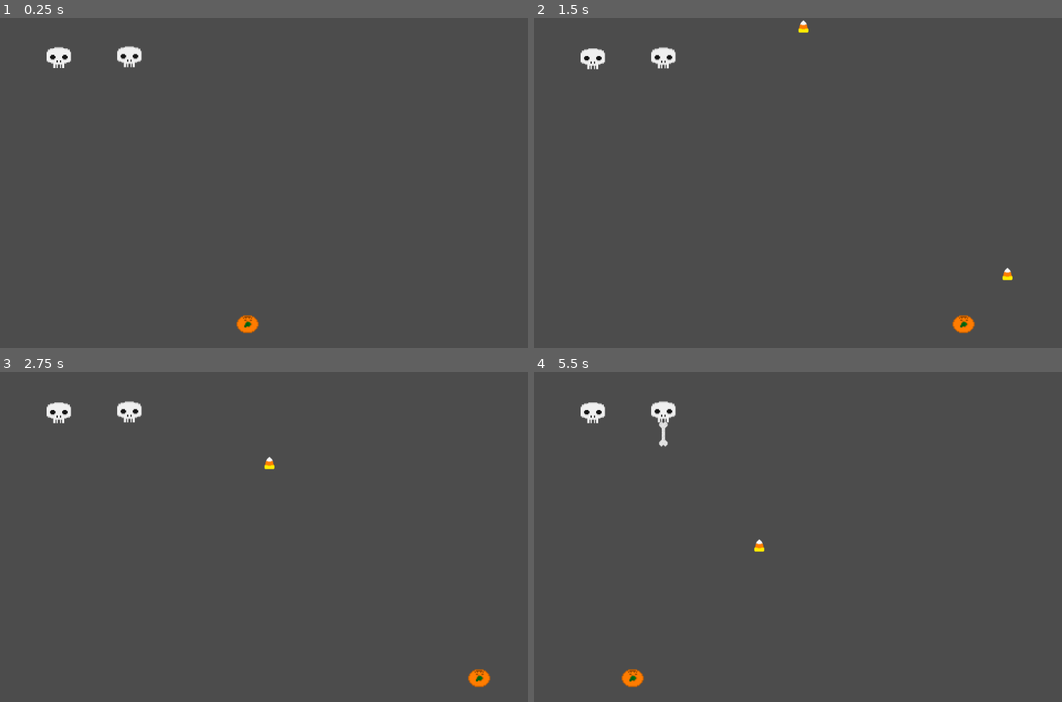
Above: before the commit, frames 1-4 (two rows, left to right).
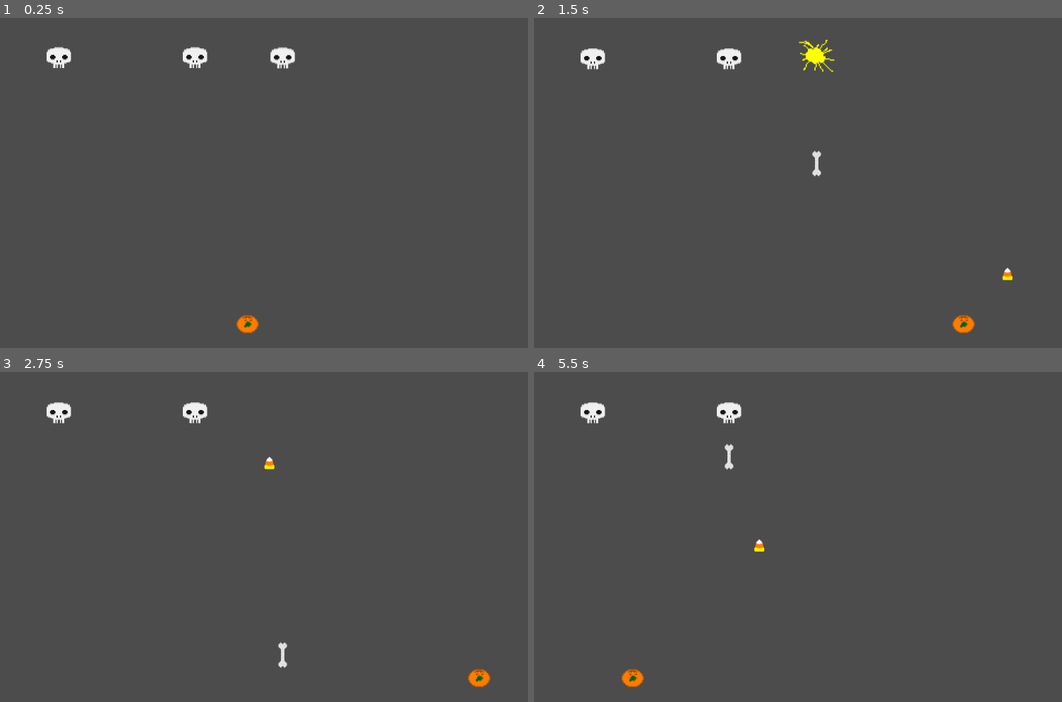
Above: after the commit, the same moments.

Repository: jdibble21/MJ-Spooky-Invaders
Game: Godot game, scene res://src/Level.tscn
Two runs of this game, one before a commit and one after it. Both use one fixed random seed, a clock stepped at 60 frames per second and the inputs below. The project has no main scene, so this scene is started directly.
Inputs:
- Up to frame 1 (0.25 s): no input
- Up to frame 2 (1.5 s): hold Right (move_right) 0.53-1.28 s; tap Space (fire) at 0.6, 1.35 s; hold Left (move_left) from 1.28 s (still down)
- Up to frame 3 (2.75 s): release Left (move_left) at 2.03 s; hold Right (move_right) from 2.03 s (still down); tap Space (fire) at 2.1 s
- Up to frame 4 (5.5 s): tap Space (fire) every 0.75 s from 2.85 to 5.1 s; release Right (move_right) at 3.53 s; hold Left (move_left) from 3.53 s (still down)

The runs differ from the first frame. In frame 1, 0.7% of the frame differs, in the area x 22-56%, y 8-16%; in frame 2, 0.9%, in the area x 22-57%, y 0-49%; in frame 3, 0.6%; in frame 4, 0.6%.

Commit message:
Add Enemy respawn

Diff:
--- a/project/src/Enemy.gd
+++ b/project/src/Enemy.gd
@@ -22,17 +22,19 @@
 			_just_fired = false
 
 
-func _on_HitBox_area_entered(_area):
-	var timer = Timer.new()
-	timer.set_wait_time(0.25)
-	add_child(timer)
-	timer.start()
-	$AnimatedSprite.play("destroyed")
-	yield(timer, "timeout")
-	queue_free()
+func _on_HitBox_area_entered(area):
+	if area.is_in_group("player_bullet"):
+		var timer = Timer.new()
+		timer.set_wait_time(0.25)
+		add_child(timer)
+		timer.start()
+		$AnimatedSprite.play("destroyed")
+		yield(timer, "timeout")
+		queue_free()
 
 
 func _fire():
 	var b = ENEMY_BULLET.instance()
-	owner.add_child(b)
+	var root_attach = get_tree().get_root().get_node("Level")
+	root_attach.add_child(b)
 	b.transform = $Muzzle.global_transform
--- a/project/src/Enemy.tscn
+++ b/project/src/Enemy.tscn
@@ -34,14 +34,13 @@
 [node name="Enemy" type="KinematicBody2D" groups=[
 "invader",
 ]]
-position = Vector2( 325.417, 167.471 )
 script = ExtResource( 3 )
 
 [node name="CollisionShape2D" type="CollisionShape2D" parent="."]
-shape = SubResource( 2 )
+shape = SubResource( 1 )
 
 [node name="AnimatedSprite" type="AnimatedSprite" parent="."]
-frames = SubResource( 1 )
+frames = SubResource( 2 )
 animation = "destroyed"
 
 [node name="HitBox" type="Area2D" parent="."]
--- a/project/src/Level.gd
+++ b/project/src/Level.gd
@@ -1,20 +1,19 @@
 extends Node2D
 
+const SPAWN_OBJECT = preload("res://src/SpawnPoints.tscn")
 
-var _spawn_points = {
+var _spawn_points_dict = {
 	"Spawn1": [154, 71],
 	"Spawn2": [234, 71],
 	"Spawn3": [314, 71],
 	"Spawn4": [394, 71]
 }
 
+onready var _spawn_points = $SpawnPoints
 # Called when the node enters the scene tree for the first time.
 func _ready():
 	# evenutally place fly in animation for enemy spawning here
 	pass
 
 func _process(delta):
-	_check_enemy_spawns()
-
-func _check_enemy_spawns():
 	pass
--- a/project/src/Level.tscn
+++ b/project/src/Level.tscn
@@ -1,8 +1,9 @@
-[gd_scene load_steps=4 format=2]
+[gd_scene load_steps=5 format=2]
 
 [ext_resource path="res://src/Player.tscn" type="PackedScene" id=1]
 [ext_resource path="res://src/Enemy.tscn" type="PackedScene" id=2]
 [ext_resource path="res://src/Level.gd" type="Script" id=3]
+[ext_resource path="res://src/SpawnPoints.tscn" type="PackedScene" id=4]
 
 [node name="Level" type="Node2D"]
 script = ExtResource( 3 )
@@ -10,7 +11,9 @@
 [node name="Player" parent="." instance=ExtResource( 1 )]
 
 [node name="Enemy" parent="." instance=ExtResource( 2 )]
-position = Vector2( 154, 71 )
+position = Vector2( 401, 71 )
 
 [node name="Enemy2" parent="." instance=ExtResource( 2 )]
-position = Vector2( 281.946, 69.5017 )
+position = Vector2( 559.946, 71.5017 )
+
+[node name="SpawnPoints" parent="." instance=ExtResource( 4 )]
--- a/project/src/PlayerBullet.tscn
+++ b/project/src/PlayerBullet.tscn
@@ -6,7 +6,9 @@
 [sub_resource type="CapsuleShape2D" id=1]
 height = 3.75
 
-[node name="PlayerBullet" type="Area2D"]
+[node name="PlayerBullet" type="Area2D" groups=[
+"player_bullet",
+]]
 scale = Vector2( 0.75, 1 )
 script = ExtResource( 2 )
 __meta__ = {
--- /dev/null
+++ b/project/src/SpawnPoints.gd
@@ -0,0 +1,22 @@
+extends Area2D
+
+const ENEMY = preload("res://src/Enemy.tscn")
+# Called when the node enters the scene tree for the first time.
+onready var _spawn_one = $Spawn1
+
+func _ready():
+	var spawn_one_enemy = ENEMY.instance()
+	add_child(spawn_one_enemy)
+	spawn_one_enemy.position = _spawn_one.position
+
+
+func _on_Spawn1_area_exited(area):
+	var timer = Timer.new()
+	timer.set_wait_time(2.2)
+	add_child(timer)
+	timer.start()
+	print("about to respawn spawn1...")
+	yield(timer, "timeout")
+	var new_enemy = ENEMY.instance()
+	add_child(new_enemy)
+	new_enemy.position = _spawn_one.position
--- /dev/null
+++ b/project/src/SpawnPoints.tscn
@@ -0,0 +1,26 @@
+[gd_scene load_steps=4 format=2]
+
+[ext_resource path="res://src/SpawnPoints.gd" type="Script" id=1]
+
+[sub_resource type="CapsuleShape2D" id=1]
+radius = 2.05241
+height = 0.0
+
+[sub_resource type="CircleShape2D" id=2]
+radius = 1.74998
+
+[node name="SpawnPoints" type="Area2D"]
+script = ExtResource( 1 )
+
+[node name="Spawn1" type="Area2D" parent="."]
+position = Vector2( 154, 71 )
+
+[node name="CollisionShape2D" type="CollisionShape2D" parent="Spawn1"]
+shape = SubResource( 1 )
+
+[node name="Spawn2" type="Area2D" parent="."]
+
+[node name="CollisionShape2D" type="CollisionShape2D" parent="Spawn2"]
+position = Vector2( 234, 71 )
+shape = SubResource( 2 )
+[connection signal="area_exited" from="Spawn1" to="." method="_on_Spawn1_area_exited"]
Not shown: 1 places in project/src/Enemy.tscn that only renumber resources
